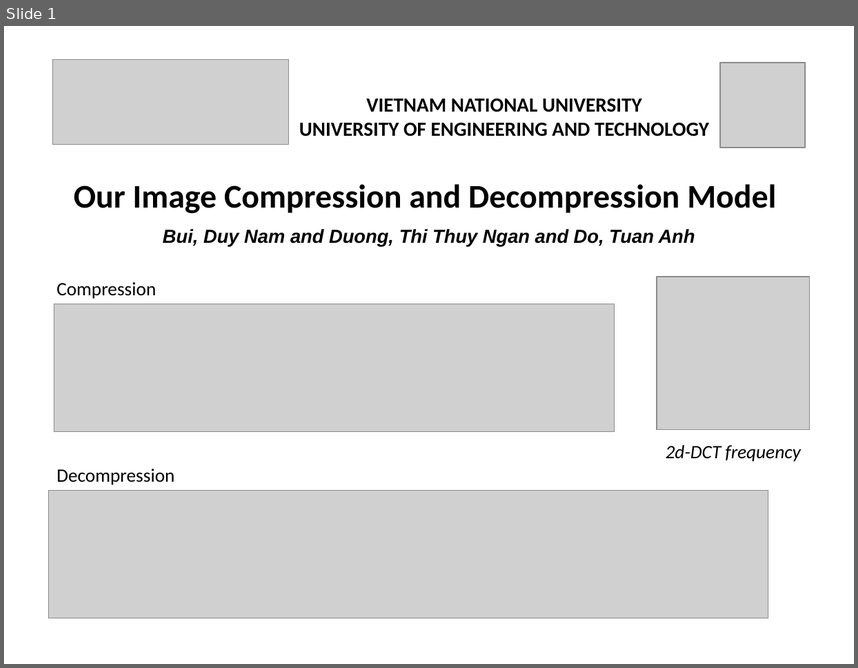
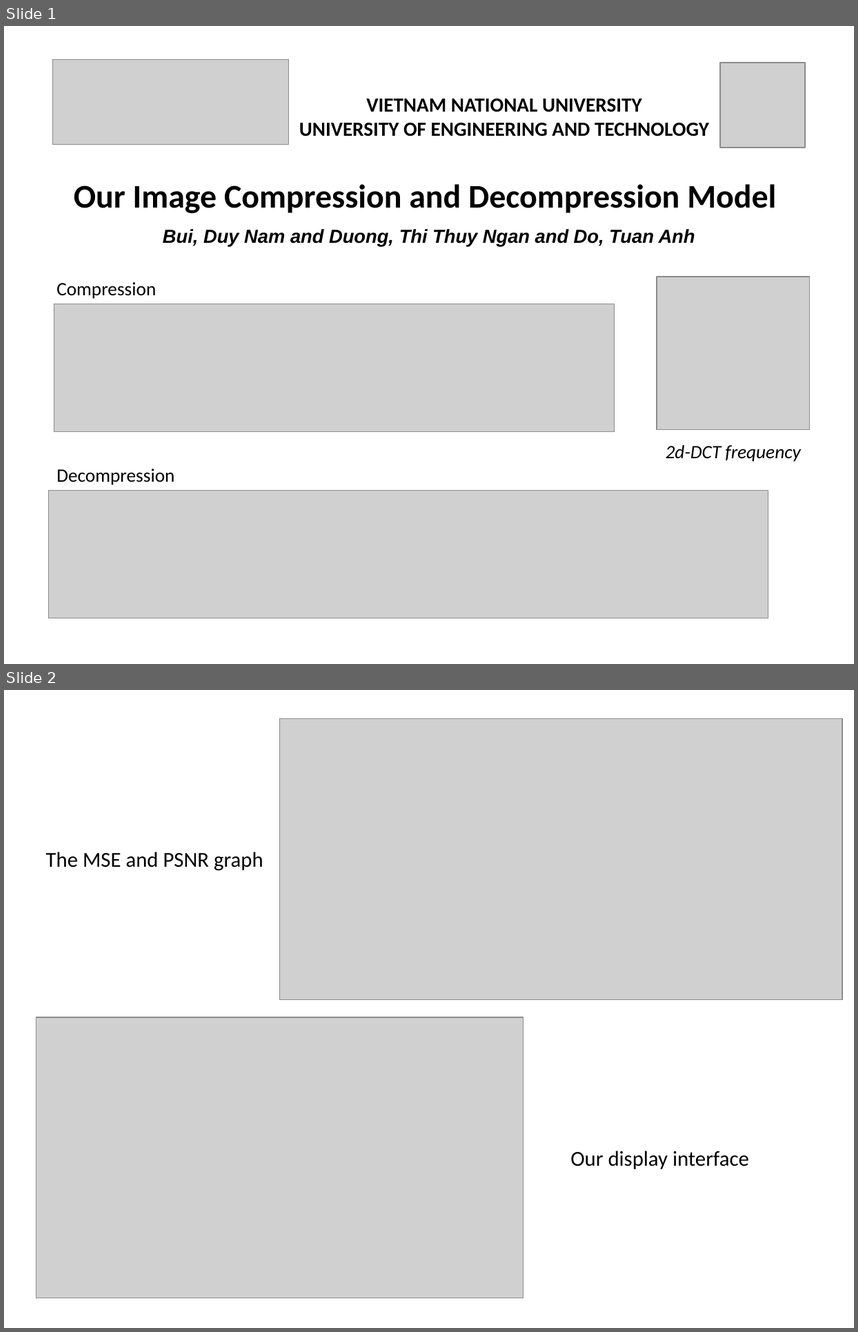
Before and after one commit to duynamrcv/image_compressor, a slide deck: doc/image_compressor.pptx. Shown one above the other, each under a label of ours: slide 1 before the commit, slides 1 and 2 after it. The pictures are 858x668 and 858x1332 pixels, drawn with LibreOffice and Linux fonts; fonts in the diff are those of the drawing; grey boxes stand for pictures. Boxes give left, top, right and bottom in pixels: in the first picture for what was removed or moved away, otherwise in the second. Text is boxed around its words. In the diff, an @@ line names an element or a change of style, - is before the commit and + after.

```diff
--- a/doc/image_compressor.pptx
+++ b/doc/image_compressor.pptx
@@ slide 2 added at (4,690,854,1328), background #FFFFFF @@
@@ picture added at (279,719,842,999) @@
@@ text added at (46,851,263,871), 18 pt, text #000000 @@
+The MSE and PSNR graph
@@ picture added at (36,1017,524,1298) @@
@@ text added at (570,1150,749,1169), 18 pt, text #000000 @@
+Our display interface
```
Also in this commit, not shown: 2 other files.
